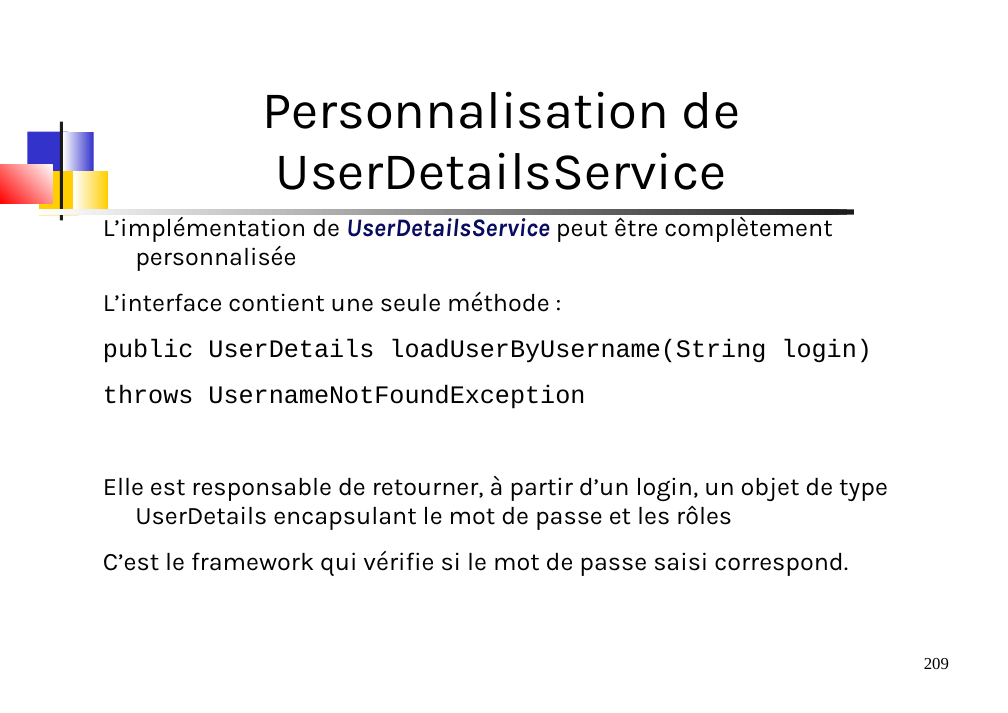
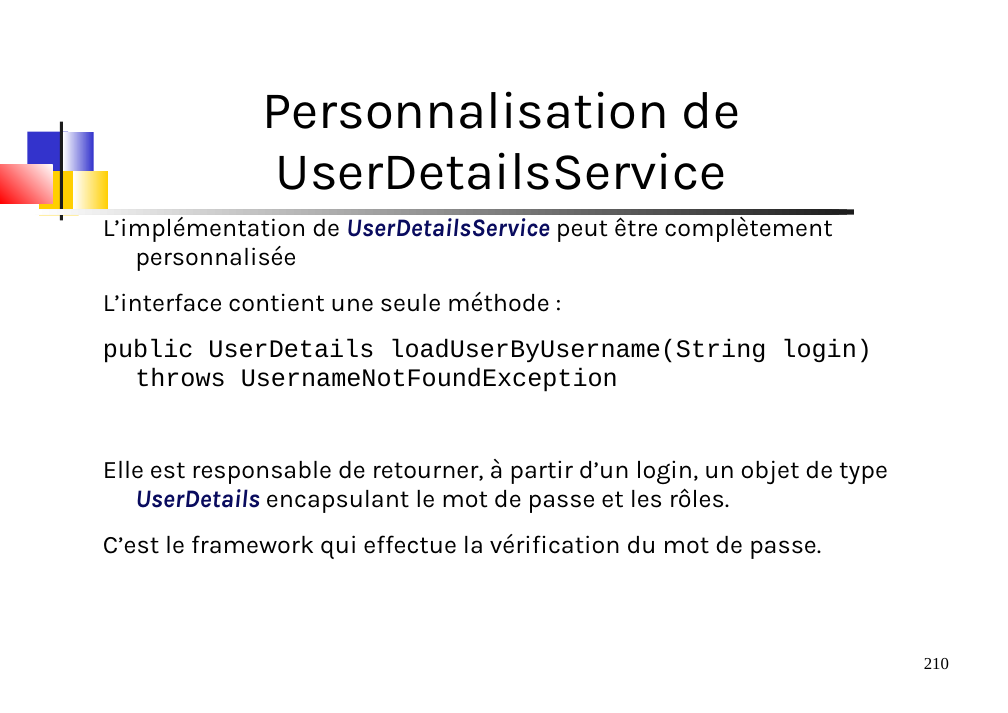
Before and after one commit to dthibau/springessentials-light, a slide deck: slide 210 of SpringEssentials.odp (slide 209 before the commit). Drawn at 1008x713 pixels with LibreOffice and Linux fonts; fonts in the diff are those of the drawing. Boxes give left, top, right and bottom in pixels: in the first picture for what was removed or moved away, otherwise in the second. Text is boxed around its words. In the diff, an @@ line names an element or a change of style, - is before the commit and + after.

```diff
--- a/SpringEssentials.odp
+++ b/SpringEssentials.odp
@@ text at <box>103,339,888,559</box>: text changed @@
-public UserDetails loadUserByUsername(String login)
-throws UsernameNotFoundException
-Elle est responsable de retourner, à partir d’un login, un objet de type UserDetails encapsulant le mot de passe et les rôles
-C’est le framework qui vérifie si le mot de passe saisi correspond.
+public UserDetails loadUserByUsername(String login) throws UsernameNotFoundException
+Elle est responsable de retourner, à partir d’un login, un objet de type UserDetails encapsulant le mot de passe et les rôles.
+C’est le framework qui effectue la vérification du mot de passe.
@@ page number at <box>924,658,949,669</box>: text changed @@
-209
+210
```
Also in this commit, not shown: 43 other slides changed, 2 slides added, 1 slide removed, 1 other file.
